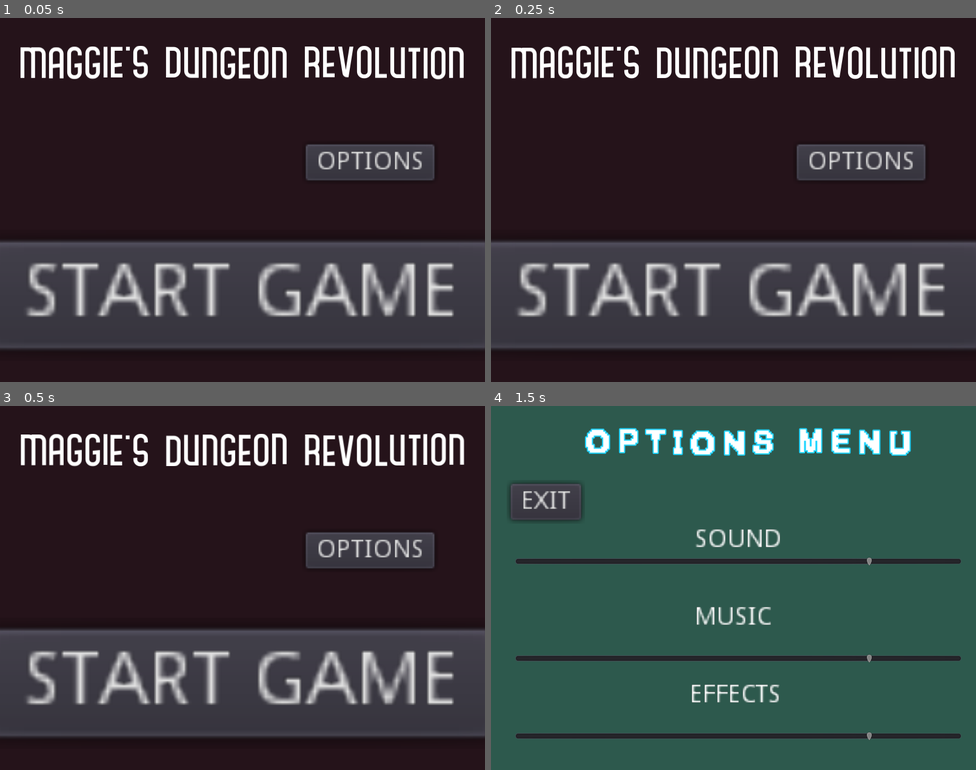
Above: before the commit, frames 1-4 (two rows, left to right).
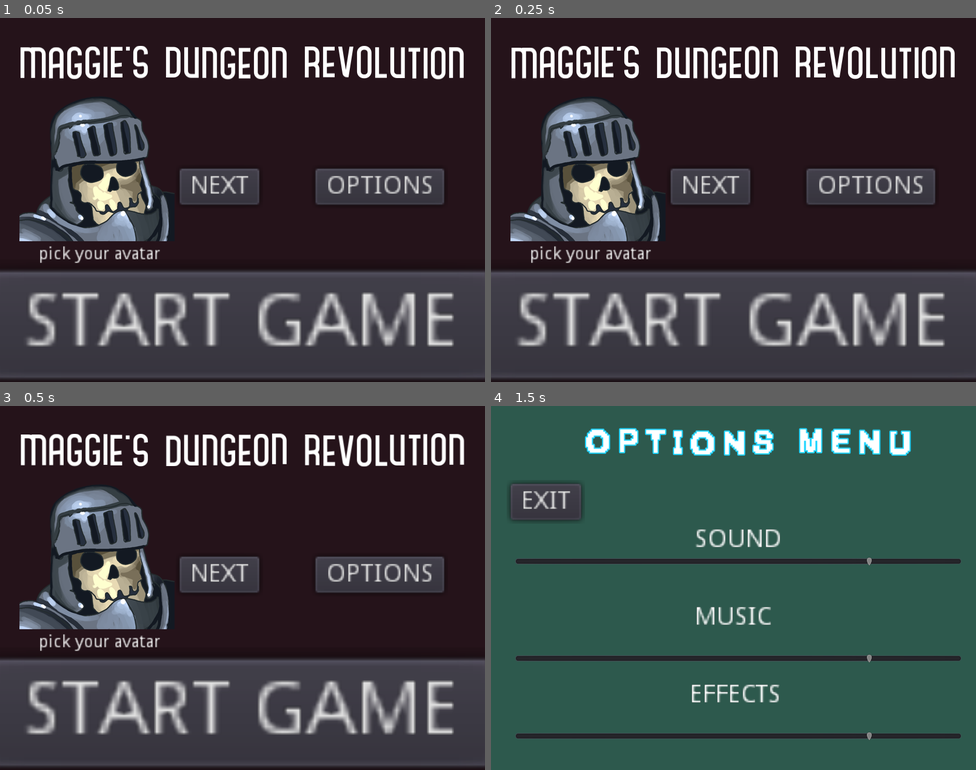
Above: after the commit, the same moments.

Repository: ktosox/Godot_Wild_06_2020
Game: Godot game, scene res://SplashScreen.tscn
Two runs of this game, one before a commit and one after it. Both use one fixed random seed, a clock stepped at 60 frames per second and the inputs below. Sound files missing from this copy of the repository are replaced by a short silence.
Inputs:
- Up to frame 1 (0.05 s): no input
- Up to frame 2 (0.25 s): no input
- Up to frame 3 (0.5 s): no input
- Up to frame 4 (1.5 s): click "START GAME" at 0.5 s; click "OPTIONS" at 1.25 s

The runs differ from the first frame. In frame 1, 37% of the frame differs, in the area x 0-100%, y 22-99%; in frame 2, 37%; in frame 3, 37%; in frame 4, nothing differs.

Commit message:
avatars now work

Diff:
--- a/Game/Battle/AvatarScene.gd
+++ b/Game/Battle/AvatarScene.gd
@@ -5,27 +5,44 @@
 # var a = 2
 # var b = "text"
 export var ID = 0
-var IdToImage = {
-	10 : "res://Battle/Avatars/skeleton_01.png",
-	11 : "res://Battle/Avatars/skeleton_04.png",
-	20 : "res://Battle/Avatars/dark_knight_04.png"
-}
 
+#	0 : "vamp",
+#	1 : "skull",
+#	2 : "skely",
+#	3 : "guard",
+#	4 : "dude"
 # Called when the node enters the scene tree for the first time.
 func _ready():
 	set_avatar()
 	pass # Replace with function body.
 
 func set_avatar():
-	var new_avatar
 	if(ID==0):
-		randomize()
-		var stuff = IdToImage.keys()
-		new_avatar =  IdToImage[stuff[randi()%IdToImage.size()] ]
+		match GM.playerAvatar:
+			2:
+				texture = load("res://Battle/Avatars/skeleton_05.png")
+			3:
+				texture = load("res://Battle/Avatars/skeleton_06.png")
+			1:
+				texture = load("res://Battle/Avatars/skeleton_07.png")
+
 	else:
-		new_avatar = IdToImage[ID]
-	texture = load(new_avatar)
-	pass
+		match ID:
+			0:
+				texture = GM.vampPool[randi()%GM.vampPool.size()]
+				pass
+			1:
+				texture = GM.skullPool[randi()%GM.skullPool.size()]
+				pass
+			2:
+				texture = GM.skelyPool[randi()%GM.skelyPool.size()]
+				pass
+			3:
+				texture = GM.guardPool[randi()%GM.guardPool.size()]
+				pass
+			4:
+				texture = GM.dudePool[randi()%GM.dudePool.size()]
+				pass
 # Called every frame. 'delta' is the elapsed time since the previous frame.
 #func _process(delta):
 #	pass
--- a/Game/Battle/Battle_View.gd
+++ b/Game/Battle/Battle_View.gd
@@ -65,6 +65,9 @@
 
 # Called when the node enters the scene tree for the first time.
 func _ready():
+	avatarEnemy.ID=GM.currentBattleCaller
+	avatarEnemy.set_avatar()
+	avatarPlayer.set_avatar()
 	randomize()
 	load_battle()
 	print(skillPoolTop)
@@ -107,6 +110,14 @@
 
 func player_turn():
 	#unlock skill buttons
+	if GM.playerSTAM<0 :
+		GM.playerSTAM = 0
+	if (GM.playerSTAM==0):
+		bttn3.toggle_border(false)
+		bttn4.toggle_border(false)
+	else:
+		bttn3.toggle_border(true)
+		bttn4.toggle_border(true)
 	$TurnInd.color = Color(0,1,0)
 	$VBoxContainer/ButtonSpace/ButtonBlocker.visible = false
 	pass
@@ -134,7 +145,7 @@
 	if(skill[4]<0):
 		print("deal "+String(bonus + skill[4]*2)+" dmg to enemy")
 		enemy_morale += bonus + skill[4]*2
-		if(enemy_morale<0):
+		if(enemy_morale<1):
 			enemy_defeat()
 		enemy_hp_bar.value = enemy_morale
 	if(skill[3]>0):
--- a/Game/Enemies/Enemy.gd
+++ b/Game/Enemies/Enemy.gd
@@ -30,6 +30,7 @@
 
 func _on_HitBox_area_entered(area):
 	$HitBox/CollisionShape2D.queue_free()
+	GM.currentBattleCaller = type
 	GM.load_battle(type)
 	print("START FIGHT")
 	pass # Replace with function body.
--- a/Game/Enemies/Enemy.tscn
+++ b/Game/Enemies/Enemy.tscn
@@ -32,6 +32,11 @@
 "name": "dude",
 "speed": 5.0
 }, {
+"frames": [ ExtResource( 18 ), ExtResource( 19 ), ExtResource( 21 ), ExtResource( 15 ) ],
+"loop": true,
+"name": "guard",
+"speed": 5.0
+}, {
 "frames": [ ExtResource( 2 ), ExtResource( 11 ), ExtResource( 13 ), ExtResource( 5 ) ],
 "loop": true,
 "name": "skely",
@@ -45,11 +50,6 @@
 "frames": [ ExtResource( 8 ), ExtResource( 3 ), ExtResource( 7 ), ExtResource( 12 ) ],
 "loop": true,
 "name": "vamp",
-"speed": 5.0
-}, {
-"frames": [ ExtResource( 18 ), ExtResource( 19 ), ExtResource( 21 ), ExtResource( 15 ) ],
-"loop": true,
-"name": "guard",
 "speed": 5.0
 } ]
 
@@ -68,6 +68,6 @@
 position = Vector2( 0, -7 )
 frames = SubResource( 2 )
 animation = "guard"
-frame = 2
+frame = 3
 playing = true
 [connection signal="area_entered" from="HitBox" to="." method="_on_HitBox_area_entered"]
--- a/Game/GameManager.gd
+++ b/Game/GameManager.gd
@@ -8,18 +8,28 @@
 
 var allDungeonMusic = []
 
+var vampPool = [load("res://Battle/Avatars/addons_097.png"),load("res://Battle/Avatars/ancient_vampire.png"),load("res://Battle/Avatars/banshee.png")]
+var skullPool = [load("res://Battle/Avatars/joker_01.png"),load("res://Battle/Avatars/joker_02.png")]
+var skelyPool = [load("res://Battle/Avatars/skeleton_03.png"),load("res://Battle/Avatars/skeleton_07.png"),load("res://Battle/Avatars/skeleton_05.png"),load("res://Battle/Avatars/skeleton_06.png")]
+var guardPool = [load("res://Battle/Avatars/dark_knight_04.png"),load("res://Battle/Avatars/living_armor_01.png"),load("res://Battle/Avatars/living_armor_03.png")]
+var dudePool = [load("res://Battle/Avatars/goblin_02.png"),load("res://Battle/Avatars/troll_01.png"),load("res://Battle/Avatars/orc_02.png")]
+
+
+
 var current_level
 var currentPlayer
 var currentBattle
 
 var playerHP = 100
 var playerHPMax = 100
-var playerSTAM = 10
+var playerSTAM = 1
 var playerSTAMMax = 10
-
+var playerAvatar = 1
 var SUPPORT = 0
 
 var inBattle = false
+
+var currentBattleCaller
 
 export var colorLogical = Color()
 export var colorEmotion = Color()
@@ -27,6 +37,7 @@
 
 # Called when the node enters the scene tree for the first time.
 func _ready():
+
 	pass # Replace with function body.
 
 
@@ -53,8 +64,8 @@
 
 func unload_battle():
 	inBattle = false
+	$BattleMusic.stop()
 	$DungeonMusic/Manager.play("Start")
-	$BattleMusic.stop()
 	pass
 
 func set_player_HP(change):
@@ -79,8 +90,3 @@
 func _on_DungeonMusic_finished():
 	$DungeonMusic.play()
 	pass # Replace with function body.
-
-
-func _on_BattleMusic_finished():
-	$BattleMusic.play()
-	pass # Replace with function body.
--- a/Game/GameManager.tscn
+++ b/Game/GameManager.tscn
@@ -90,5 +90,4 @@
 [node name="AnimationPlayer" type="AnimationPlayer" parent="Ambient"]
 autoplay = "loop"
 anims/loop = SubResource( 3 )
-[connection signal="finished" from="BattleMusic" to="." method="_on_BattleMusic_finished"]
 [connection signal="finished" from="DungeonMusic" to="." method="_on_DungeonMusic_finished"]
--- a/Game/Player/Player.gd
+++ b/Game/Player/Player.gd
@@ -6,7 +6,7 @@
 # var b = "text"
 var optionsWindowScene = preload("res://OptionsMenu.tscn")
 
-var speed = 40
+var speed = 70
 export var moving = false
 
 # Called when the node enters the scene tree for the first time.
--- a/Game/SplashScreen.gd
+++ b/Game/SplashScreen.gd
@@ -17,6 +17,7 @@
 
 
 func _on_Button_pressed():
+	GM.skelyPool.remove(GM.playerAvatar)
 	GM.next_level()
 	pass # Replace with function body.
 
@@ -25,3 +26,20 @@
 	var optionsMEnu = optionsWindowScene.instance()
 	add_child(optionsMEnu)
 	pass # Replace with function body.
+
+
+func _on_Button3_pressed():
+	match GM.playerAvatar :
+		1:
+			$TextureRect.texture = load("res://Battle/Avatars/skeleton_05.png")
+			GM.playerAvatar = 2
+			pass
+		2:
+			$TextureRect.texture = load("res://Battle/Avatars/skeleton_06.png")
+			GM.playerAvatar = 3
+			pass
+		3:
+			$TextureRect.texture = load("res://Battle/Avatars/skeleton_07.png")
+			GM.playerAvatar = 1
+			pass
+	pass # Replace with function body.
--- a/Game/SplashScreen.tscn
+++ b/Game/SplashScreen.tscn
@@ -1,7 +1,8 @@
-[gd_scene load_steps=3 format=2]
+[gd_scene load_steps=4 format=2]
 
 [ext_resource path="res://titleFont.tres" type="DynamicFont" id=1]
 [ext_resource path="res://SplashScreen.gd" type="Script" id=2]
+[ext_resource path="res://Battle/Avatars/skeleton_07.png" type="Texture" id=3]
 
 [node name="SplashScreen" type="Control"]
 anchor_right = 1.0
@@ -27,10 +28,10 @@
 }
 
 [node name="Button" type="Button" parent="."]
-margin_left = -15.9916
-margin_top = 367.169
-margin_right = 76.0084
-margin_bottom = 387.169
+margin_left = -16.0
+margin_top = 416.0
+margin_right = 76.0
+margin_bottom = 436.0
 rect_scale = Vector2( 9, 9 )
 text = "START GAME"
 __meta__ = {
@@ -38,14 +39,44 @@
 }
 
 [node name="Button2" type="Button" parent="."]
-margin_left = 504.0
-margin_top = 208.0
-margin_right = 575.0
-margin_bottom = 228.0
+margin_left = 520.0
+margin_top = 248.0
+margin_right = 591.0
+margin_bottom = 268.0
 rect_scale = Vector2( 3, 3 )
 text = "OPTIONS"
 __meta__ = {
 "_edit_use_anchors_": false
 }
+
+[node name="TextureRect" type="TextureRect" parent="."]
+margin_left = 32.0
+margin_top = 112.0
+margin_right = 288.0
+margin_bottom = 368.0
+texture = ExtResource( 3 )
+__meta__ = {
+"_edit_use_anchors_": false
+}
+
+[node name="Button3" type="Button" parent="."]
+margin_left = 296.0
+margin_top = 248.0
+margin_right = 340.0
+margin_bottom = 268.0
+rect_scale = Vector2( 3, 3 )
+text = "NEXT"
+__meta__ = {
+"_edit_use_anchors_": false
+}
+
+[node name="Label" type="Label" parent="."]
+margin_left = 64.0
+margin_top = 376.0
+margin_right = 164.0
+margin_bottom = 390.0
+rect_scale = Vector2( 2, 2 )
+text = "pick your avatar"
 [connection signal="pressed" from="Button" to="." method="_on_Button_pressed"]
 [connection signal="pressed" from="Button2" to="." method="_on_Button2_pressed"]
+[connection signal="pressed" from="Button3" to="." method="_on_Button3_pressed"]
Binary file added: Game/Battle/Avatars/addons_097.png
Not shown, changed: Game/Battle/Avatars/addons_097.png.import
Binary file added: Game/Battle/Avatars/ancient_vampire.png
Not shown, added: Game/Battle/Avatars/ancient_vampire.png.import
Binary file added: Game/Battle/Avatars/banshee.png
Not shown, added: Game/Battle/Avatars/banshee.png.import
Binary file removed: Game/Battle/Avatars/dummy_01.png
Binary file added: Game/Battle/Avatars/goblin_02.png
Not shown, added: Game/Battle/Avatars/goblin_02.png.import
Binary file added: Game/Battle/Avatars/joker_01.png
Not shown, added: Game/Battle/Avatars/joker_01.png.import
Binary file added: Game/Battle/Avatars/joker_02.png
(and 19 more such lines)
